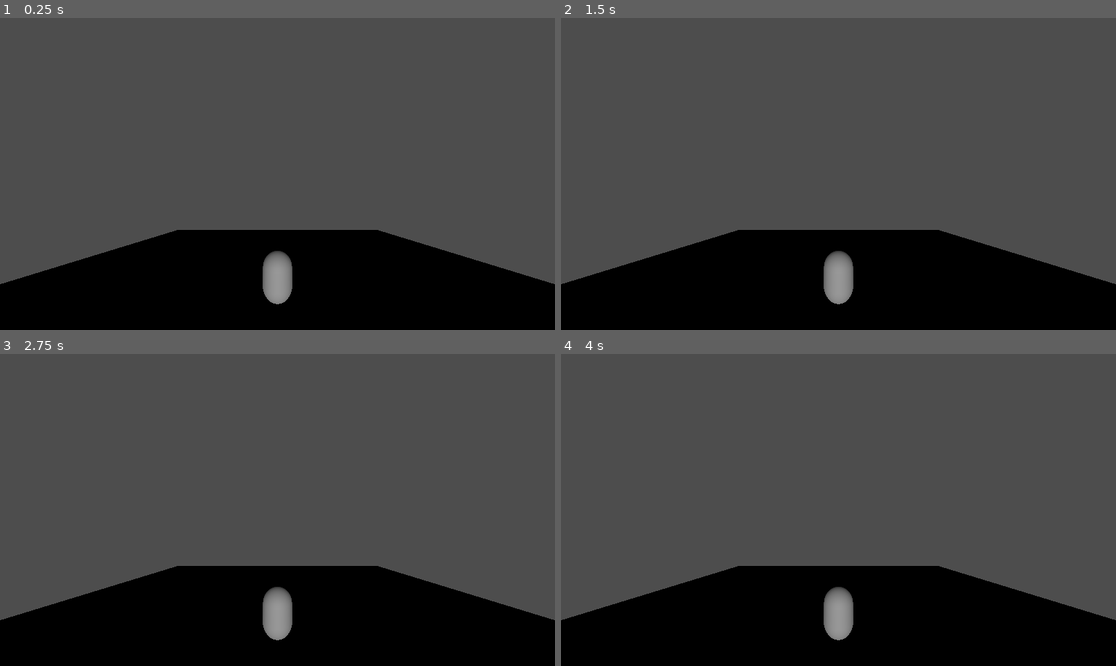
Above: before the commit, frames 1-4 (two rows, left to right).
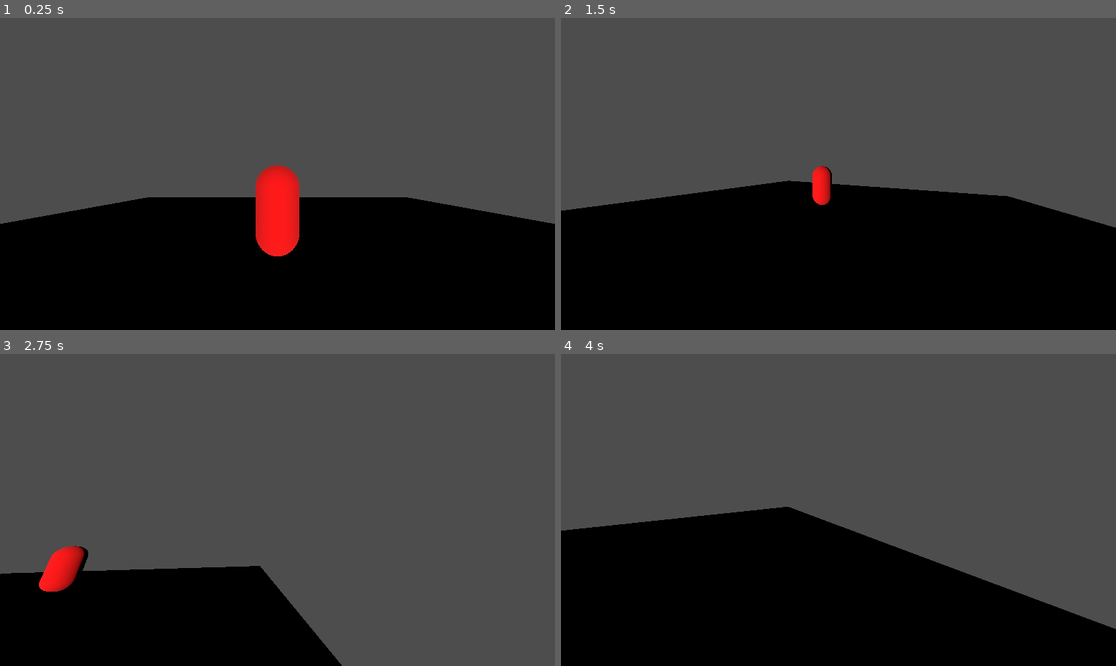
Above: after the commit, the same moments.

Repository: Rule2k/slasher
Game: Godot game, scene res://scenes/main/Main.tscn
The game is run twice, just before and just after one commit, with the same random seed, the same clock (stepped at 60 frames per second) and the same inputs.
Inputs (mouse positions are in pixels of both pictures, inside the frame that each line leads up to):
- Up to frame 1 (0.25 s): no input
- Up to frame 2 (1.5 s): tap Enter at 0.5 s; move the mouse to (960, 158) at 0.52 s; hold D (move_right) 0.53-1.28 s; tap Space (jump) at 0.6, 0.77, 1.07, 1.35 s; move the mouse to (727, 189) at 1.27 s; hold S (move_backward) from 1.28 s (still down)
- Up to frame 3 (2.75 s): tap Space (jump) at 1.52, 1.82, 2.1 s; move the mouse to (333, 441) at 2.02 s; release S (move_backward) at 2.03 s; hold D (move_right) from 2.03 s (still down)
- Up to frame 4 (4 s): move the mouse to (810, 572) at 2.77 s; release D (move_right) at 2.78 s; hold W (move_forward) 2.78-3.53 s; tap Space (jump) at 2.85, 3.02, 3.32, 3.6, 3.77 s; move the mouse to (1005, 556) at 3.52 s; hold A (move_left) from 3.53 s (still down)

The runs differ from the first frame. In frame 1, 16% of the frame differs, in the area x 0-100%, y 47-92%; in frame 2, 17%; in frame 3, 15%; in frame 4, 13%.

Commit message:
feat: FPS controller with modular architecture
- Mouselook (CameraController) with mouse capture and vertical clamp
- WASD movement + gravity + jump (MovementController)
- StateMachine skeleton ready for combat states
- Dummy enemy (red capsule) in arena
- Input map: movement, jump, attack directions, block, restart

Diff:
--- a/scenes/main/Main.tscn
+++ b/scenes/main/Main.tscn
@@ -1,4 +1,9 @@
 [gd_scene format=3 uid="uid://xeafvb3w5lvv"]
+
+[ext_resource type="Script" uid="uid://dg1xega5b12f3" path="res://scripts/player/player.gd" id="1_u1xfj"]
+[ext_resource type="Script" uid="uid://ckwy4ijjfhjoi" path="res://scripts/player/camera_controller.gd" id="2_gyg6b"]
+[ext_resource type="Script" uid="uid://ruuuai7f3jp6" path="res://scripts/player/movement_controller.gd" id="3_dc040"]
+[ext_resource type="Script" uid="uid://c3qkmjvdkfgj2" path="res://scripts/player/state_machine.gd" id="4_1rhdn"]
 
 [sub_resource type="BoxShape3D" id="BoxShape3D_vyk5b"]
 size = Vector3(20, 1, 20)
@@ -8,21 +13,21 @@
 
 [sub_resource type="CapsuleShape3D" id="CapsuleShape3D_nha0i"]
 radius = 0.4
-height = 1.2
 
 [sub_resource type="CapsuleMesh" id="CapsuleMesh_q24mn"]
 radius = 0.4
-height = 1.2
+
+[sub_resource type="CapsuleShape3D" id="CapsuleShape3D_u1xfj"]
+
+[sub_resource type="CapsuleMesh" id="CapsuleMesh_nha0i"]
+
+[sub_resource type="StandardMaterial3D" id="StandardMaterial3D_u1xfj"]
+albedo_color = Color(1, 0, 0, 1)
 
 [node name="Main" type="Node3D" unique_id=279406562]
 
 [node name="DirectionalLight3D" type="DirectionalLight3D" parent="." unique_id=2042356929]
-transform = Transform3D(1, 0, 0, 0, 1, 0, 0, 0, 1, 0, 10, 0)
-
-[node name="Camera3D" type="Camera3D" parent="." unique_id=2138209953]
-transform = Transform3D(1, 0, 0, 0, 0.98162717, -0.190809, 0, 0.190809, 0.98162717, 0, 3, 4)
-current = true
-fov = 100.0
+transform = Transform3D(1, 0, 0, 0, 1, 0, 0, 0, 1, 0, 5, 0)
 
 [node name="Floor" type="StaticBody3D" parent="." unique_id=993618197]
 transform = Transform3D(1, 0, 0, 0, 1, 0, 0, 0, 1, 0, -0.5, 0)
@@ -35,9 +40,36 @@
 
 [node name="Player" type="CharacterBody3D" parent="." unique_id=1819268303]
 transform = Transform3D(1, 0, 0, 0, 1, 0, 0, 0, 1, 0, 1, 0)
+script = ExtResource("1_u1xfj")
 
 [node name="CollisionShape3D" type="CollisionShape3D" parent="Player" unique_id=1036870141]
 shape = SubResource("CapsuleShape3D_nha0i")
 
 [node name="MeshInstance3D" type="MeshInstance3D" parent="Player" unique_id=376476991]
 mesh = SubResource("CapsuleMesh_q24mn")
+
+[node name="Head" type="Node3D" parent="Player" unique_id=393288953]
+transform = Transform3D(1, 0, 0, 0, 1, 0, 0, 0, 1, 0, 0.8, 0)
+
+[node name="Camera3D" type="Camera3D" parent="Player/Head" unique_id=2138209953]
+current = true
+fov = 100.0
+
+[node name="CameraController" type="Node3D" parent="Player" unique_id=2060059889]
+script = ExtResource("2_gyg6b")
+
+[node name="MovementController" type="Node3D" parent="Player" unique_id=112564017]
+script = ExtResource("3_dc040")
+
+[node name="StateMachine" type="Node3D" parent="Player" unique_id=961158668]
+script = ExtResource("4_1rhdn")
+
+[node name="Dummy" type="StaticBody3D" parent="." unique_id=699258273]
+transform = Transform3D(1, 0, 0, 0, 1, 0, 0, 0, 1, 0, 1, -3)
+
+[node name="CollisionShape3D" type="CollisionShape3D" parent="Dummy" unique_id=1342384139]
+shape = SubResource("CapsuleShape3D_u1xfj")
+
+[node name="MeshInstance3D" type="MeshInstance3D" parent="Dummy" unique_id=1030083241]
+mesh = SubResource("CapsuleMesh_nha0i")
+surface_material_override/0 = SubResource("StandardMaterial3D_u1xfj")
--- /dev/null
+++ b/scripts/player/camera_controller.gd
@@ -0,0 +1,20 @@
+extends Node
+
+@export var mouse_sensitivity: float = 0.002
+
+var _player: CharacterBody3D
+var _head: Node3D
+
+func _ready() -> void:
+	_player = get_parent()
+	_head = _player.get_node("Head")
+	Input.mouse_mode = Input.MOUSE_MODE_CAPTURED
+
+func _unhandled_input(event: InputEvent) -> void:
+	if event is InputEventMouseMotion:
+		_player.rotate_y(-event.relative.x * mouse_sensitivity)
+		_head.rotate_x(-event.relative.y * mouse_sensitivity)
+		_head.rotation.x = clamp(_head.rotation.x, deg_to_rad(-89), deg_to_rad(89))
+
+	if event.is_action_pressed("ui_cancel"):
+		Input.mouse_mode = Input.MOUSE_MODE_VISIBLE
--- /dev/null
+++ b/scripts/player/movement_controller.gd
@@ -0,0 +1,42 @@
+extends Node
+
+@export var move_speed: float = 5.0
+@export var jump_velocity: float = 4.5
+
+var _player: CharacterBody3D
+var gravity: float = ProjectSettings.get_setting("physics/3d/default_gravity")
+
+# La state machine pourra couper le mouvement via cette variable
+var can_move: bool = true
+
+func _ready() -> void:
+	_player = get_parent()
+
+func _physics_process(delta: float) -> void:
+	# Gravité (toujours active)
+	if not _player.is_on_floor():
+		_player.velocity.y -= gravity * delta
+
+	# Jump
+	if _player.is_on_floor() and Input.is_action_just_pressed("jump"):
+		_player.velocity.y = jump_velocity
+
+	# Déplacement
+	if can_move:
+		var input_dir := Vector2.ZERO
+		input_dir.x = Input.get_axis("move_left", "move_right")
+		input_dir.y = Input.get_axis("move_forward", "move_backward")
+
+		var direction := (_player.transform.basis * Vector3(input_dir.x, 0, input_dir.y)).normalized()
+
+		if direction:
+			_player.velocity.x = direction.x * move_speed
+			_player.velocity.z = direction.z * move_speed
+		else:
+			_player.velocity.x = 0.0
+			_player.velocity.z = 0.0
+	else:
+		_player.velocity.x = 0.0
+		_player.velocity.z = 0.0
+
+	_player.move_and_slide()
--- /dev/null
+++ b/scripts/player/player.gd
@@ -0,0 +1,6 @@
+extends CharacterBody3D
+
+# Références aux modules (disponibles pour communication inter-modules)
+@onready var camera_controller: Node = $CameraController
+@onready var movement_controller: Node = $MovementController
+@onready var state_machine: Node = $StateMachine
--- /dev/null
+++ b/scripts/player/state_machine.gd
@@ -0,0 +1,12 @@
+extends Node
+
+enum State { IDLE, MOVING }
+
+var current_state: State = State.IDLE
+
+func _ready() -> void:
+	pass
+
+func _physics_process(_delta: float) -> void:
+	# Sera rempli quand on ajoutera le combat
+	pass
Not shown, added: scripts/player/camera_controller.gd.uid
Not shown, added: scripts/player/movement_controller.gd.uid
Not shown, added: scripts/player/player.gd.uid
Not shown, added: scripts/player/state_machine.gd.uid
